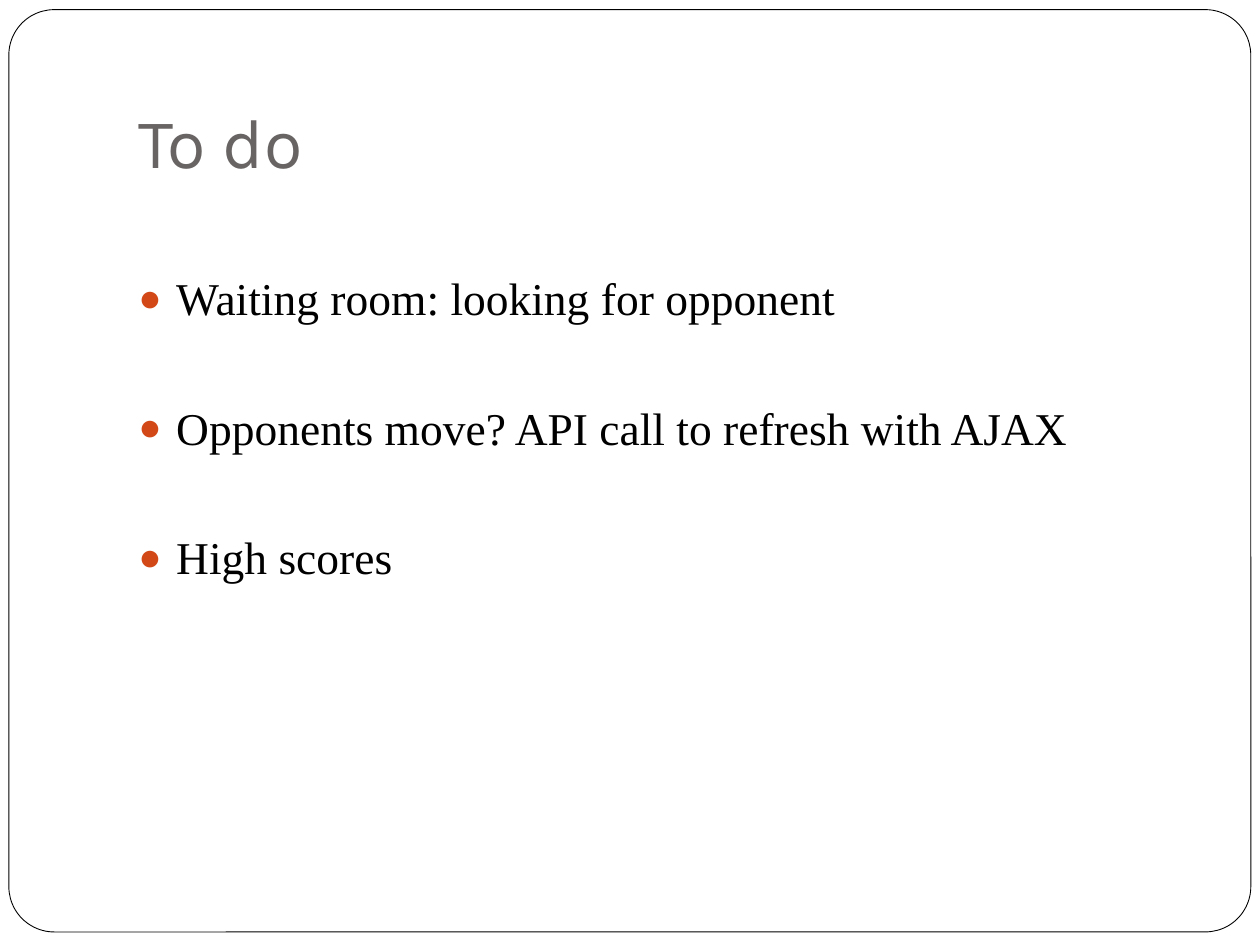
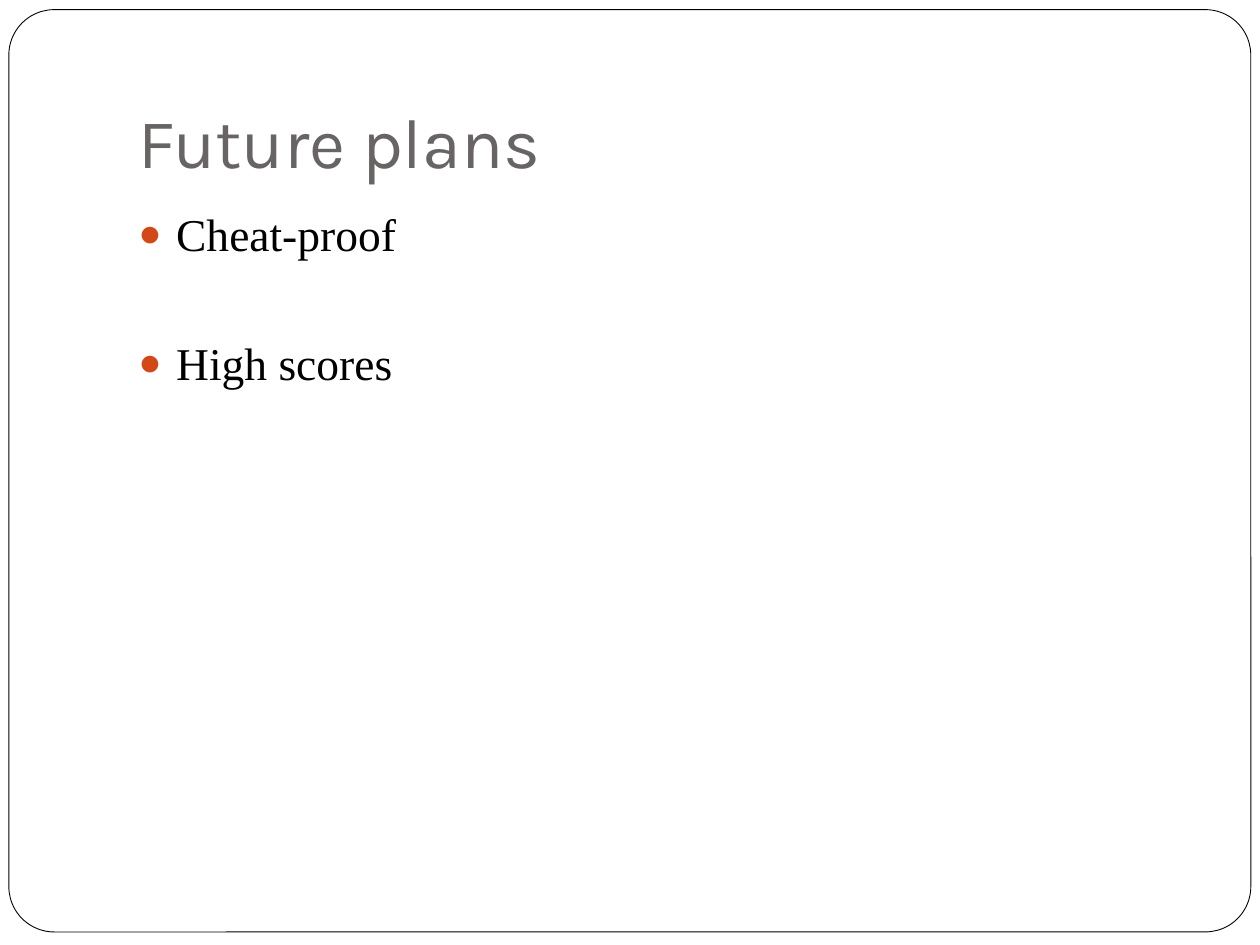
Before and after one commit to MErends/Project_Erends, a slide deck: slide 11 of Reversi.pptx. Drawn at 1260x945 pixels with LibreOffice and Linux fonts; fonts in the diff are those of the drawing. Boxes give left, top, right and bottom in pixels: in the first picture for what was removed or moved away, otherwise in the second. Text is boxed around its words. In the diff, an @@ line names an element or a change of style, - is before the commit and + after.

```diff
--- a/Reversi.pptx
+++ b/Reversi.pptx
@@ title at (138,120,540,185): text changed @@
-To do
+Future plans
@@ text at (176,219,396,260): text changed @@
-● Waiting room: looking for opponent
-● Opponents move? API call to refresh with AJAX
+● Cheat-proof
```
Also in this commit, not shown: 4 other slides changed, 1 slide added, 1 slide removed, 1 other file.
